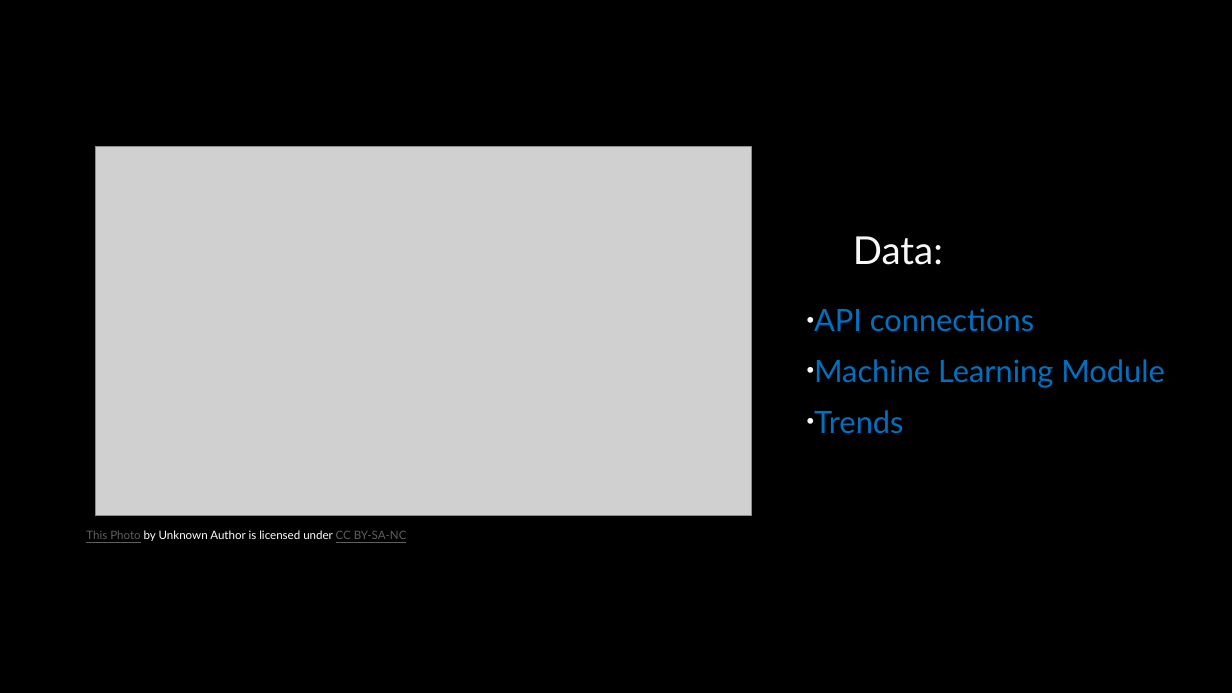
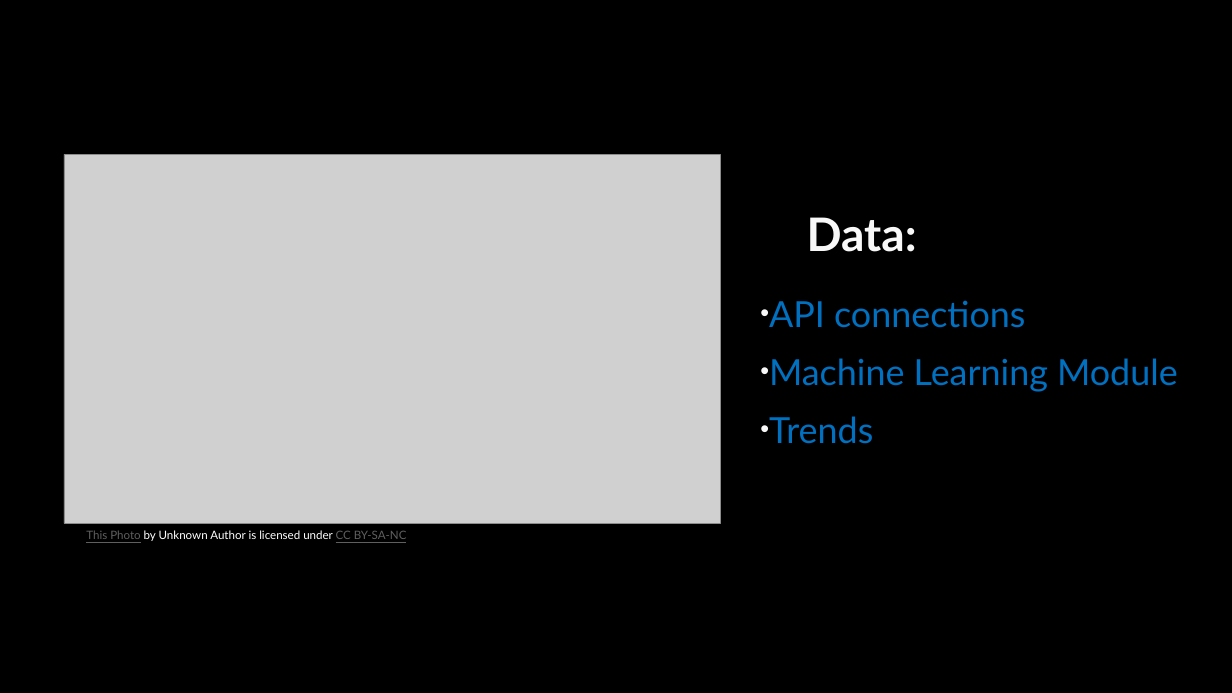
Before and after one commit to tylerfallon/The-Omniscient-Crypto-Oracle, a slide deck: slide 5 of The Omniscient Crypto Oracle.pptx. Drawn at 1232x693 pixels with LibreOffice and Linux fonts; fonts in the diff are those of the drawing; grey boxes stand for pictures; background and template pictures are left out. Boxes give left, top, right and bottom in pixels: in the first picture for what was removed or moved away, otherwise in the second. Text is boxed around its words. In the diff, an @@ line names an element or a change of style, - is before the commit and + after.

Commit message:
edited formatting and future enhancements on ppt

```diff
--- a/The Omniscient Crypto Oracle.pptx
+++ b/The Omniscient Crypto Oracle.pptx
@@ text "Data:": place and size @@
-text "Data:" at (814,236,1165,434)
+text "Data:" at (769,217,1178,444)
@@ text "Data:" at (769,217,1178,444): size 30 to 36 pt, bold on in "Data:"; size 24 to 28 pt in "API connections", "Machine Learning Module", "Trends" @@
@@ picture: place and size @@
-picture at (95,146,751,515)
+picture at (64,154,720,523)
```
Also in this commit, not shown: 8 other slides changed, 1 slide added.
